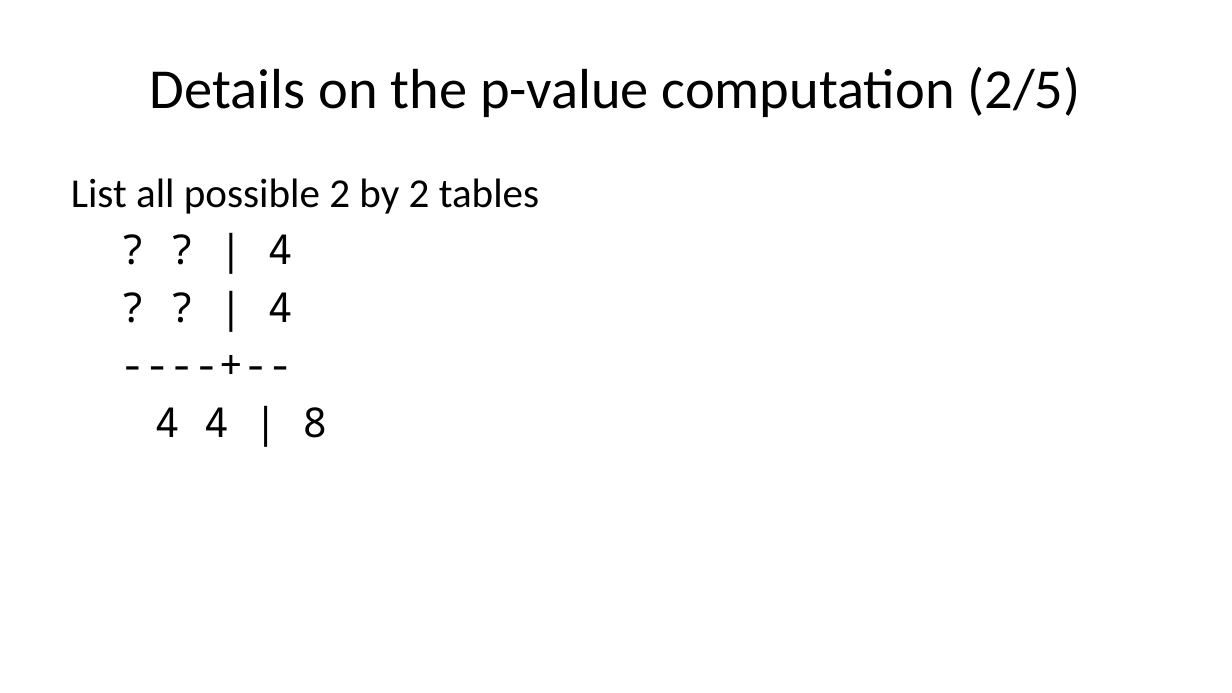
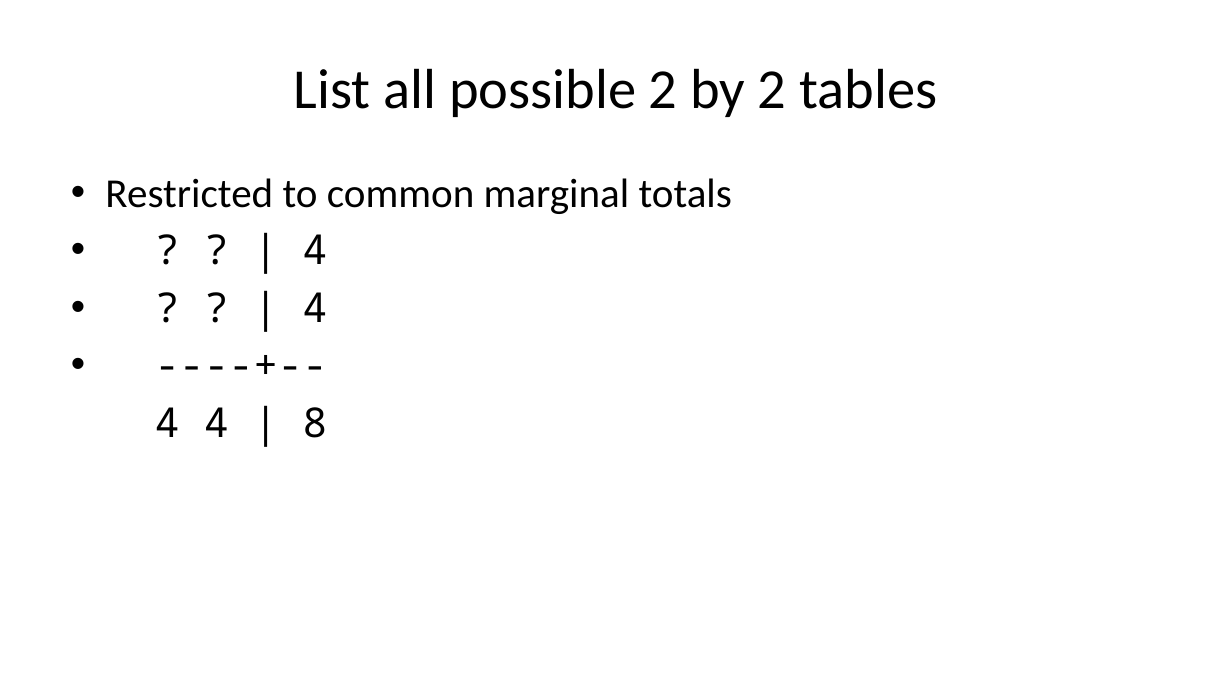
Before and after one commit to pmean/talks, a slide deck: slide 27 of exact-tests/results/exact-and-randomization-tests.pptx (slide 25 before the commit). Drawn at 1232x693 pixels with LibreOffice and Linux fonts; fonts in the diff are those of the drawing. Boxes give left, top, right and bottom in pixels: in the first picture for what was removed or moved away, otherwise in the second. Text is boxed around its words. In the diff, an @@ line names an element or a change of style, - is before the commit and + after.

```diff
--- a/exact-tests/results/exact-and-randomization-tests.pptx
+++ b/exact-tests/results/exact-and-randomization-tests.pptx
@@ title at bbox=[294, 68, 937, 117]: text changed @@
-Details on the p-value computation (2/5)
+List all possible 2 by 2 tables
@@ text at bbox=[105, 178, 732, 214]: text changed @@
-List all possible 2 by 2 tables
+• Restricted to common marginal totals
```
Also in this commit, not shown: 26 other slides changed, 14 slides added, 5 slides removed, 9 other files.
